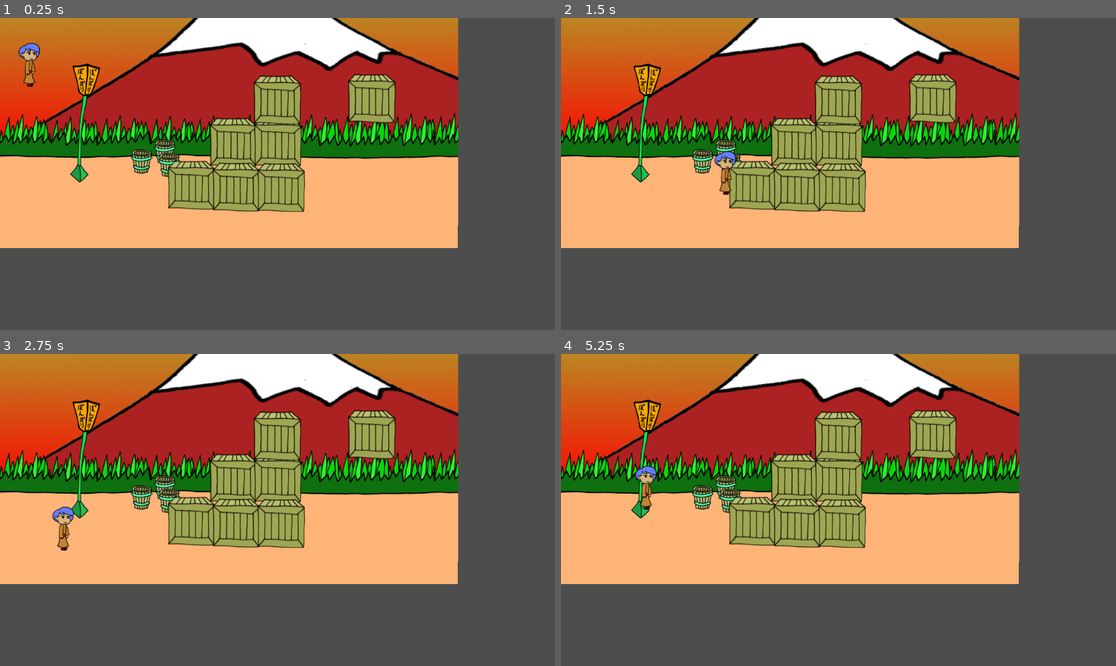
Above: before the commit, frames 1-4 (two rows, left to right).
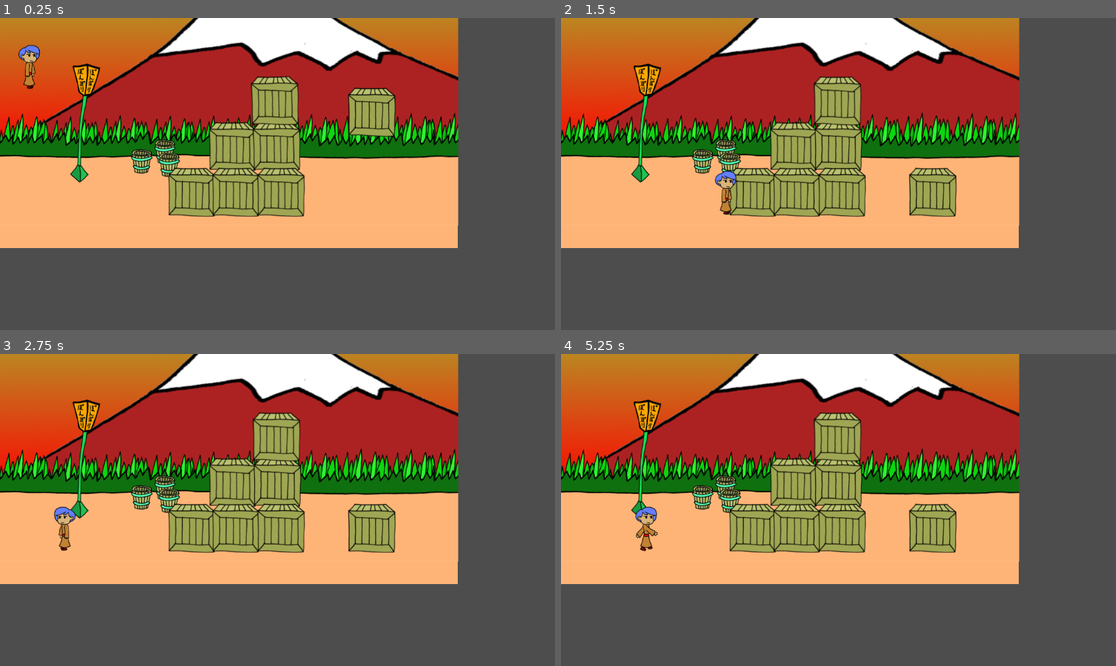
Above: after the commit, the same moments.

Repository: Eduardo-Decarli/FirstGame-with-GODOT
Game: Godot game, scene res://world.tscn
The game is run twice, just before and just after one commit, with the same random seed, the same clock (stepped at 60 frames per second) and the same inputs.
Inputs:
- Up to frame 1 (0.25 s): no input
- Up to frame 2 (1.5 s): tap Enter (ui_accept) at 0.5, 0.6, 0.77, 1.07, 1.35 s; hold Right (ui_right) from 0.53 s (still down)
- Up to frame 3 (2.75 s): tap Enter (ui_accept) at 1.52, 1.82, 2.1 s; release Right (ui_right) at 2.03 s; hold Left (ui_left) from 2.03 s (still down)
- Up to frame 4 (5.25 s): release Left (ui_left) at 2.78 s; hold Right (ui_right) 2.78-4.28 s; tap Enter (ui_accept) at 2.85, 3.02, 3.32, 3.6, 3.77, 4.07, 4.35, 4.52, 4.82, 5.1 s; hold Left (ui_left) 4.28-5.03 s; hold Right (ui_right) from 5.03 s (still down)

The runs differ from the first frame. In frame 1, 5.5% of the frame differs, in the area x 3-72%, y 8-64%; in frame 2, 6.9%; in frame 3, 6.7%; in frame 4, 7.1%, in the area x 13-72%, y 17-64%.

Commit message:
feat: finish project

Diff:
--- a/new-game-teste/box.tscn
+++ b/new-game-teste/box.tscn
@@ -7,7 +7,7 @@
 
 [node name="Node2D" type="Node2D"]
 
-[node name="Box" type="StaticBody2D" parent="."]
+[node name="Box" type="RigidBody2D" parent="."]
 position = Vector2(491, 150)
 
 [node name="CollisionShape2D" type="CollisionShape2D" parent="Box"]
--- a/new-game-teste/player.gd
+++ b/new-game-teste/player.gd
@@ -1,25 +1,30 @@
 extends CharacterBody2D
 
+const speed = 300.0
+const jump_speed = -500.0
 
-const SPEED = 300.0
-const JUMP_VELOCITY = -400.0
+var gravity = ProjectSettings.get_setting("physics/2d/default_gravity")
 
 
-func _physics_process(delta: float) -> void:
+func _physics_process(delta):
 	# Add the gravity.
-	if not is_on_floor():
-		velocity += get_gravity() * delta
+	velocity.y += gravity * delta
 
 	# Handle jump.
-	if Input.is_action_just_pressed("ui_accept") and is_on_floor():
-		velocity.y = JUMP_VELOCITY
+	if Input.is_action_just_pressed("ui_up") and is_on_floor():
+		$SoundJump.play()
+		velocity.y = jump_speed
 
 	# Get the input direction and handle the movement/deceleration.
 	# As good practice, you should replace UI actions with custom gameplay actions.
-	var direction := Input.get_axis("ui_left", "ui_right")
-	if direction:
-		velocity.x = direction * SPEED
+	var direction = Input.get_axis("ui_left", "ui_right")
+	velocity.x = direction*speed
+	if direction > 0:
+		$AnimatedSprite2D.flip_h = false
+		$AnimatedSprite2D.play()
+	elif direction < 0:
+		$AnimatedSprite2D.flip_h = true
+		$AnimatedSprite2D.play()
 	else:
-		velocity.x = move_toward(velocity.x, 0, SPEED)
-
+		$AnimatedSprite2D.stop()
 	move_and_slide()
--- a/new-game-teste/player.tscn
+++ b/new-game-teste/player.tscn
@@ -1,10 +1,11 @@
-[gd_scene load_steps=8 format=3 uid="uid://qaruy0331kw7"]
+[gd_scene load_steps=9 format=3 uid="uid://qaruy0331kw7"]
 
 [ext_resource type="Texture2D" uid="uid://c7deahnqb0714" path="res://assets/player_00.png" id="1_77nin"]
 [ext_resource type="Script" path="res://player.gd" id="1_rm50f"]
 [ext_resource type="Texture2D" uid="uid://c0hrwsref2tmo" path="res://assets/player_01.png" id="2_lkygv"]
 [ext_resource type="Texture2D" uid="uid://jhtjhfj60coo" path="res://assets/player_02.png" id="3_6q721"]
 [ext_resource type="Texture2D" uid="uid://b5ouw5mqyxih2" path="res://assets/player_03.png" id="4_oqk10"]
+[ext_resource type="AudioStream" uid="uid://db0ltmjsoqncd" path="res://assets/jump.wav" id="6_wkslb"]
 
 [sub_resource type="SpriteFrames" id="SpriteFrames_uj0nf"]
 animations = [{
@@ -37,3 +38,6 @@
 
 [node name="CollisionShape2D" type="CollisionShape2D" parent="."]
 shape = SubResource("CapsuleShape2D_s1urq")
+
+[node name="SoundJump" type="AudioStreamPlayer2D" parent="."]
+stream = ExtResource("6_wkslb")
--- a/new-game-teste/world.tscn
+++ b/new-game-teste/world.tscn
@@ -1,9 +1,10 @@
-[gd_scene load_steps=5 format=3 uid="uid://c3r2gsqlam0od"]
+[gd_scene load_steps=6 format=3 uid="uid://c3r2gsqlam0od"]
 
 [ext_resource type="Texture2D" uid="uid://cckururl7pert" path="res://assets/background.png" id="1_5o8ue"]
 [ext_resource type="PackedScene" uid="uid://bhjieu0c7al83" path="res://box.tscn" id="2_u4v4t"]
 [ext_resource type="PackedScene" uid="uid://d4b0oh5iw4hr6" path="res://ground.tscn" id="3_g24rm"]
 [ext_resource type="PackedScene" uid="uid://qaruy0331kw7" path="res://player.tscn" id="4_j1bqq"]
+[ext_resource type="AudioStream" uid="uid://3l80ys58u0p" path="res://assets/music.ogg" id="5_m0k6g"]
 
 [node name="World" type="Node2D"]
 
@@ -40,3 +41,8 @@
 
 [node name="Player" parent="." instance=ExtResource("4_j1bqq")]
 position = Vector2(62, 66)
+
+[node name="Music" type="AudioStreamPlayer2D" parent="."]
+position = Vector2(127, 266)
+stream = ExtResource("5_m0k6g")
+autoplay = true
Not shown, added: new-game-teste/export_presets.cfg
Not shown, added: new-game-teste/Hello.console.exe
Not shown, added: new-game-teste/Hello.exe
Not shown, added: new-game-teste/Hello.pck
